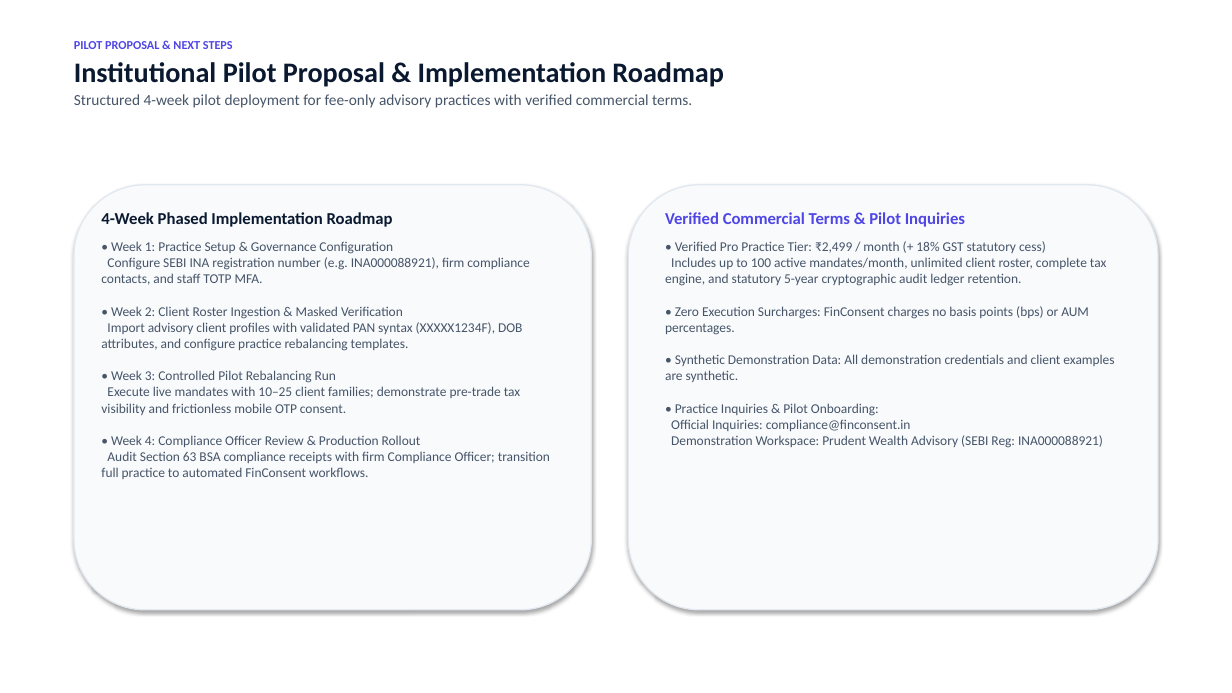
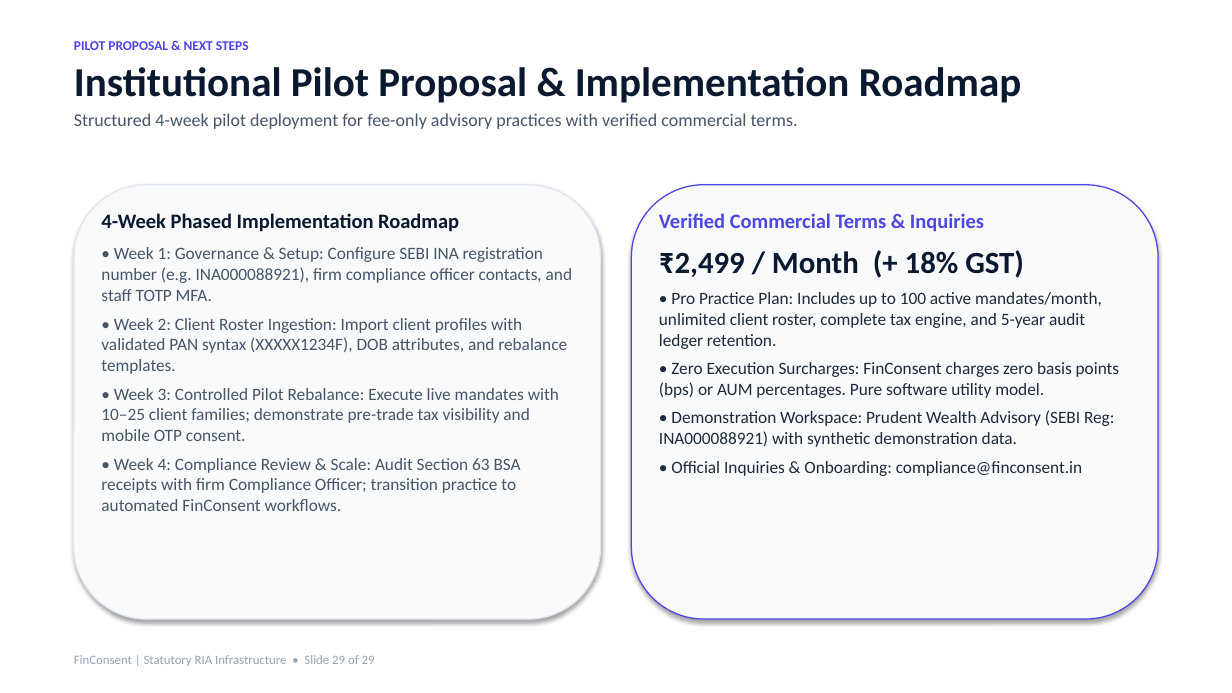
Before and after one commit to AtharvaSDeshpande/FinConsent, a slide deck: slide 29 of FinConsent-Client-Presentation.pptx. Drawn at 1232x693 pixels with LibreOffice and Linux fonts; fonts in the diff are those of the drawing. Boxes give left, top, right and bottom in pixels: in the first picture for what was removed or moved away, otherwise in the second. Text is boxed around its words. In the diff, an @@ line names an element or a change of style, - is before the commit and + after.

```diff
--- a/FinConsent-Client-Presentation.pptx
+++ b/FinConsent-Client-Presentation.pptx
@@ text "PILOT PROPOSAL & NEXT STEPS" at box(74, 41, 1021, 129): size 9.5 to 10.5 pt in "PILOT PROPOSAL & NEXT STEPS"; size 22 to 32 pt in "Institutional Pilot Proposal & Implementation Roadmap"; size 12 to 14 pt in "Structured 4-week pilot deployment for fee-only advisory ..."; more space between paragraphs @@
@@ rounded rectangle: place and size @@
-rounded rectangle at box(74, 185, 592, 610)
+rounded rectangle at box(74, 185, 601, 619)
@@ rounded rectangle: place and size @@
-rounded rectangle at box(628, 185, 1158, 610)
+rounded rectangle at box(631, 185, 1158, 619)
@@ rounded rectangle at box(631, 185, 1158, 619): outline #E2E8F0 1 pt to #4F46E5 1 pt @@
@@ text at box(101, 213, 459, 232): size 13 to 16 pt in "4-Week Phased Implementation Roadmap"; more space between paragraphs @@
@@ text at box(659, 213, 1120, 476): text changed; size 10.5 to 13.5 pt; text colour #475569 to #1E293B @@
-Verified Commercial Terms & Pilot Inquiries
-• Verified Pro Practice Tier: ₹2,499 / month (+ 18% GST statutory cess)
-Includes up to 100 active mandates/month, unlimited client roster, complete tax engine, and statutory 5-year cryptographic audit ledger retention.
-• Zero Execution Surcharges: FinConsent charges no basis points (bps) or AUM percentages.
-• Synthetic Demonstration Data: All demonstration credentials and client examples are synthetic.
-• Practice Inquiries & Pilot Onboarding:
-Official Inquiries: compliance@finconsent.in
-Demonstration Workspace: Prudent Wealth Advisory (SEBI Reg: INA000088921)
+Verified Commercial Terms & Inquiries
+₹2,499 / Month (+ 18% GST)
+• Pro Practice Plan: Includes up to 100 active mandates/month, unlimited client roster, complete tax engine, and 5-year audit ledger retention.
+• Zero Execution Surcharges: FinConsent charges zero basis points (bps) or AUM percentages. Pure software utility model.
+• Demonstration Workspace: Prudent Wealth Advisory (SEBI Reg: INA000088921) with synthetic demonstration data.
+• Official Inquiries & Onboarding: compliance@finconsent.in
@@ text at box(101, 247, 572, 511): text changed; size 10.5 to 13.5 pt @@
-• Week 1: Practice Setup & Governance Configuration
-Configure SEBI INA registration number (e.g. INA000088921), firm compliance contacts, and staff TOTP MFA.
-• Week 2: Client Roster Ingestion & Masked Verification
-Import advisory client profiles with validated PAN syntax (XXXXX1234F), DOB attributes, and configure practice rebalancing templates.
-• Week 3: Controlled Pilot Rebalancing Run
-Execute live mandates with 10–25 client families; demonstrate pre-trade tax visibility and frictionless mobile OTP consent.
-• Week 4: Compliance Officer Review & Production Rollout
-Audit Section 63 BSA compliance receipts with firm Compliance Officer; transition full practice to automated FinConsent workflows.
+• Week 1: Governance & Setup: Configure SEBI INA registration number (e.g. INA000088921), firm compliance officer contacts, and staff TOTP MFA.
+• Week 2: Client Roster Ingestion: Import client profiles with validated PAN syntax (XXXXX1234F), DOB attributes, and rebalance templates.
+• Week 3: Controlled Pilot Rebalance: Execute live mandates with 10–25 client families; demonstrate pre-trade tax visibility and mobile OTP consent.
+• Week 4: Compliance Review & Scale: Audit Section 63 BSA receipts with firm Compliance Officer; transition practice to automated FinConsent workflows.
@@ text added at box(74, 655, 375, 666), 10 pt, text #94A3B8 @@
+FinConsent | Statutory RIA Infrastructure • Slide 29 of 29
```
Also in this commit, not shown: 25 other slides changed, 3 slides added, 3 slides removed, 44 other files.
